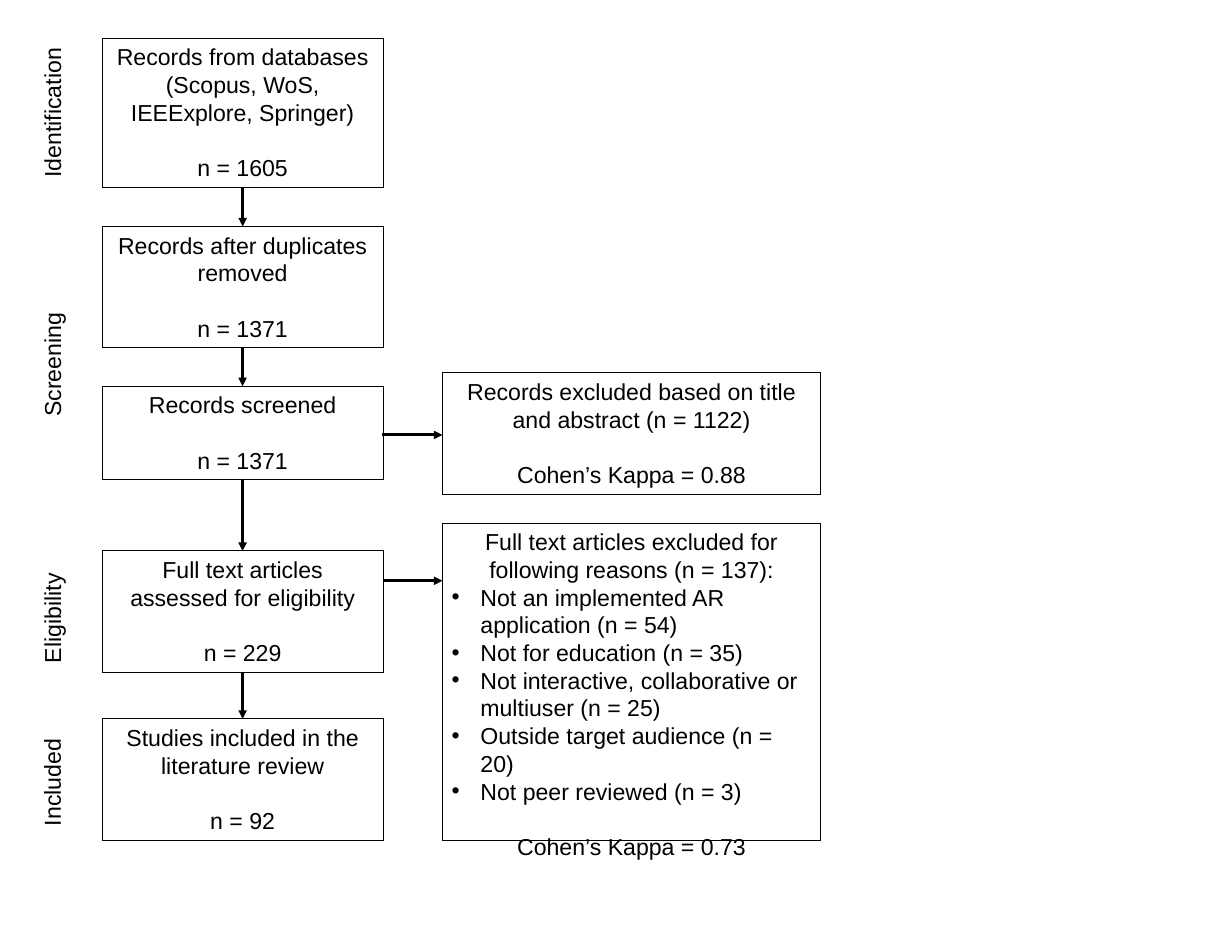
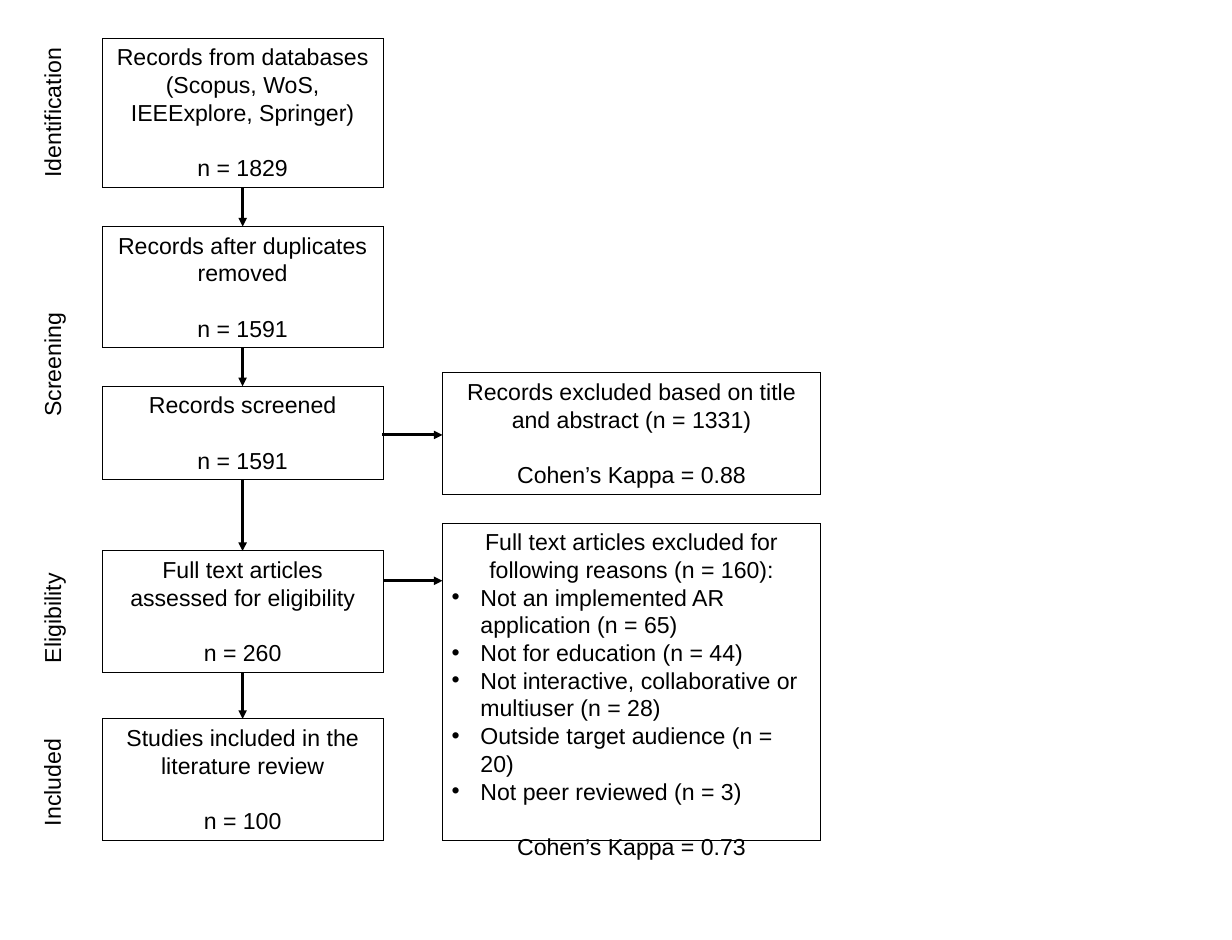
Before and after one commit to Stocastico/AR_SLR_Paper, a slide deck: slide 1 of data/Prisma_flowchart.pptx. Drawn at 1232x940 pixels with LibreOffice and Linux fonts; fonts in the diff are those of the drawing. Boxes give left, top, right and bottom in pixels: in the first picture for what was removed or moved away, otherwise in the second. Text is boxed around its words. In the diff, an @@ line names an element or a change of style, - is before the commit and + after.

```diff
--- a/data/Prisma_flowchart.pptx
+++ b/data/Prisma_flowchart.pptx
@@ text in rectangle at box(197, 160, 287, 177): text changed @@
-n = 1605
+n = 1829
@@ text in rectangle at box(197, 321, 287, 338): text changed @@
-n = 1371
+n = 1591
@@ text in rectangle at box(467, 383, 796, 433): text changed @@
-Records excluded based on title and abstract (n = 1122)
+Records excluded based on title and abstract (n = 1331)
@@ text in rectangle at box(197, 453, 287, 470): text changed @@
-n = 1371
+n = 1591
@@ text in rectangle at box(480, 533, 798, 721): text changed @@
-Full text articles excluded for following reasons (n = 137):
-• Not an implemented AR application (n = 54)
-• Not for education (n = 35)
-• Not interactive, collaborative or multiuser (n = 25)
+Full text articles excluded for following reasons (n = 160):
+• Not an implemented AR application (n = 65)
+• Not for education (n = 44)
+• Not interactive, collaborative or multiuser (n = 28)
@@ text in rectangle at box(204, 645, 282, 662): text changed @@
-n = 229
+n = 260
@@ text in rectangle at box(204, 813, 282, 830): text changed @@
-n = 92
+n = 100
```
Also in this commit, not shown: 1 other file.
